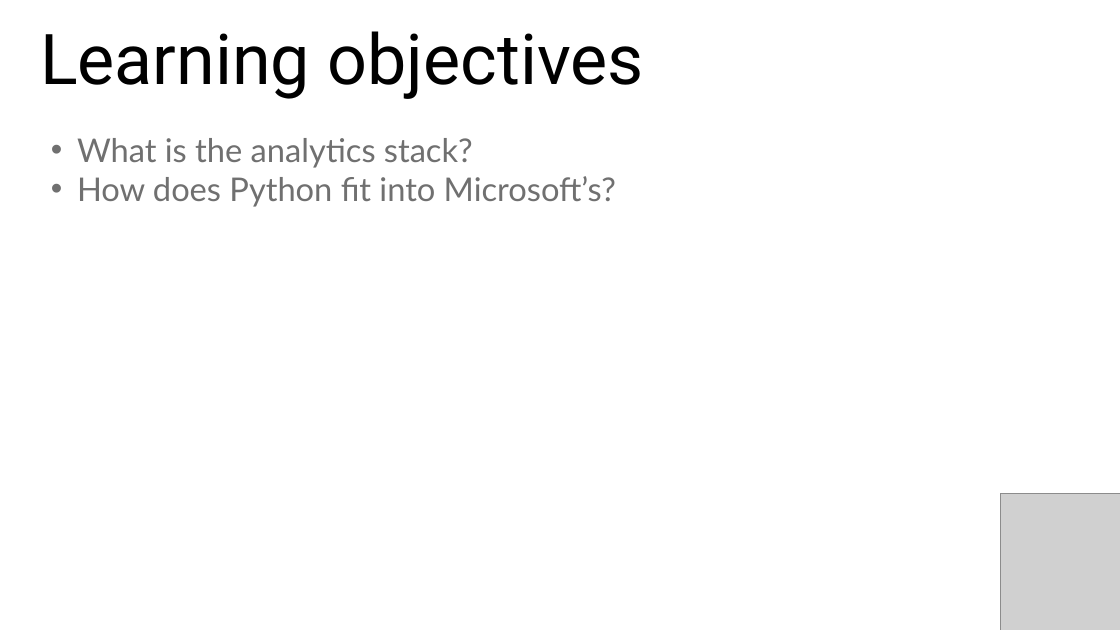
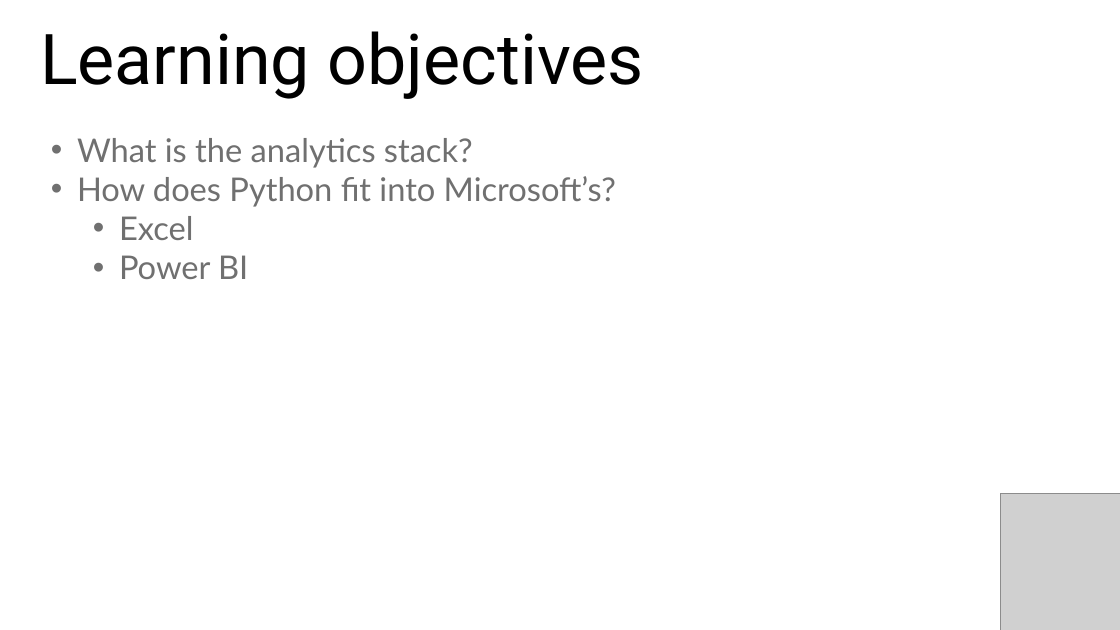
Before and after one commit to stringfestdata/rmb-aina-meetup, a slide deck: slide 2 of rmb-aina-meetup.pptx. Drawn at 1120x630 pixels with LibreOffice and Linux fonts; fonts in the diff are those of the drawing; grey boxes stand for pictures. Boxes give left, top, right and bottom in pixels: in the first picture for what was removed or moved away, otherwise in the second. Text is boxed around its words. In the diff, an @@ line names an element or a change of style, - is before the commit and + after.

```diff
--- a/rmb-aina-meetup.pptx
+++ b/rmb-aina-meetup.pptx
@@ text at <box>119,216,248,279</box>: paragraphs added @@
+  • Excel
+  • Power BI
```
Also in this commit, not shown: 1 other slide changed, 5 slides removed, 4 other files.
